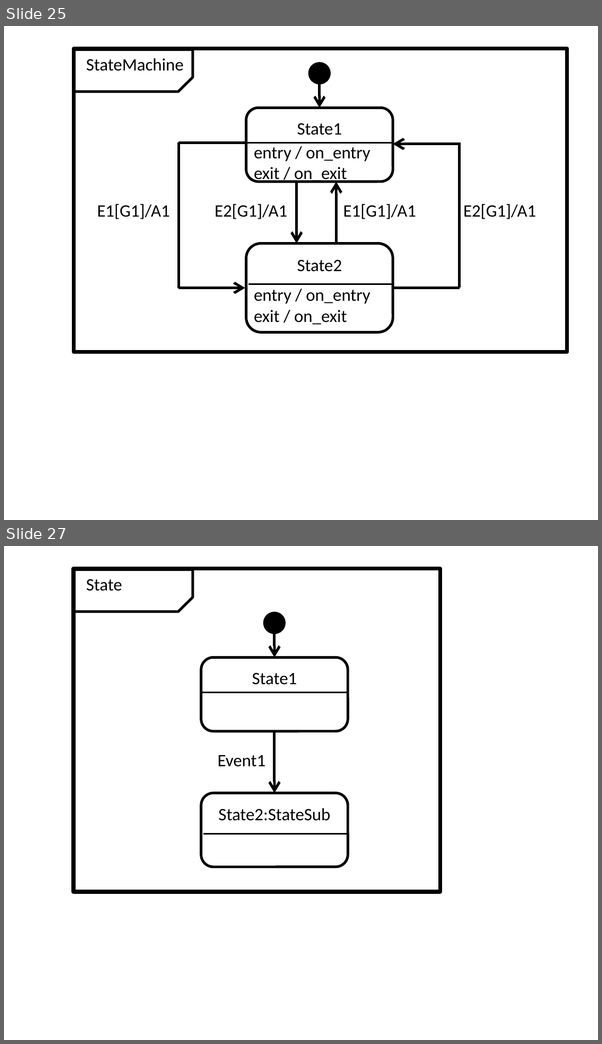
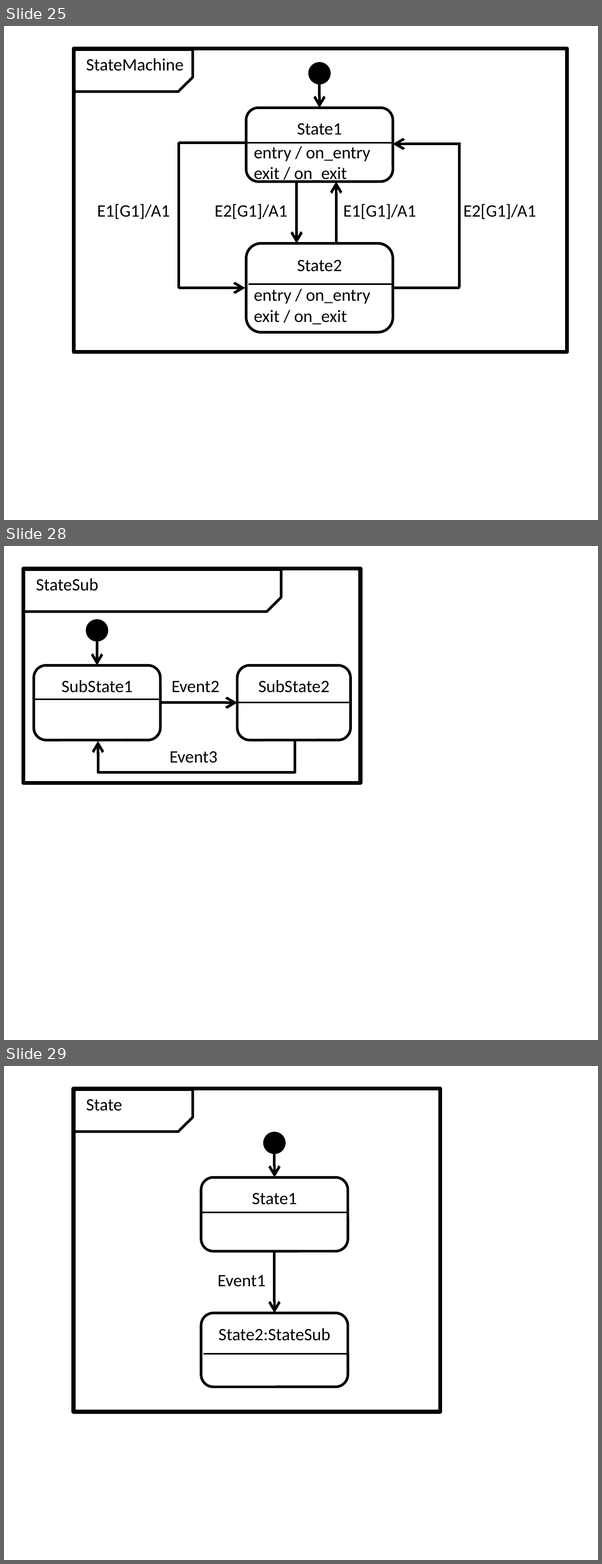
Before and after one commit to redboltz/cpp_sample, a slide deck: boost_training/msm/fig.pptx. Shown one above the other, each under a label of ours: slides 25 and 27 before the commit, slides 25, 28 and 29 after it; the slides between them are not shown. The pictures are 602x1044 and 602x1564 pixels, drawn with LibreOffice and Linux fonts; fonts in the diff are those of the drawing. Boxes give left, top, right and bottom in pixels: in the first picture for what was removed or moved away, otherwise in the second. Text is boxed around its words. In the diff, an @@ line names an element or a change of style, - is before the commit and + after.

```diff
--- a/boost_training/msm/fig.pptx
+++ b/boost_training/msm/fig.pptx
@@ slide 28 added at <box>4,546,598,1040</box>, background #FFFFFF @@
@@ rectangle added at <box>23,569,359,783</box>, outline #000000 2.25 pt @@
@@ snip rect added at <box>23,570,280,611</box>, outline #000000 1.5 pt @@
@@ text added at <box>36,578,98,591</box>, 10 pt, text #000000 @@
+StateSub
@@ ellipse added at <box>87,620,107,640</box>, fill #000000, outline #000000 1.5 pt @@
@@ arrow added from (97, 640) to (97, 665), #000000 1.5 pt @@
@@ rounded rectangle added at <box>34,665,161,741</box>, outline #000000 1.5 pt, 10 pt, text #000000 @@
+SubState1
@@ rounded rectangle added at <box>237,665,351,741</box>, outline #000000 1.5 pt, 10 pt, text #000000 @@
+SubState2
@@ text added at <box>171,681,220,693</box>, 10 pt, text #000000 @@
+Event2
@@ line added from (33, 699) to (158, 699), #000000 1 pt @@
@@ arrow added from (160, 703) to (237, 703), #000000 1.5 pt @@
@@ line added from (236, 703) to (349, 703), #000000 1 pt @@
@@ elbow arrow added from (294, 739) to (98, 741), #000000 1.5 pt @@
@@ text added at <box>169,751,218,763</box>, 10 pt, text #000000 @@
+Event3
@@ what was slide 27 is now slide 29 @@
```
Also in this commit, not shown: 1 slide changed, 1 other slide added.
